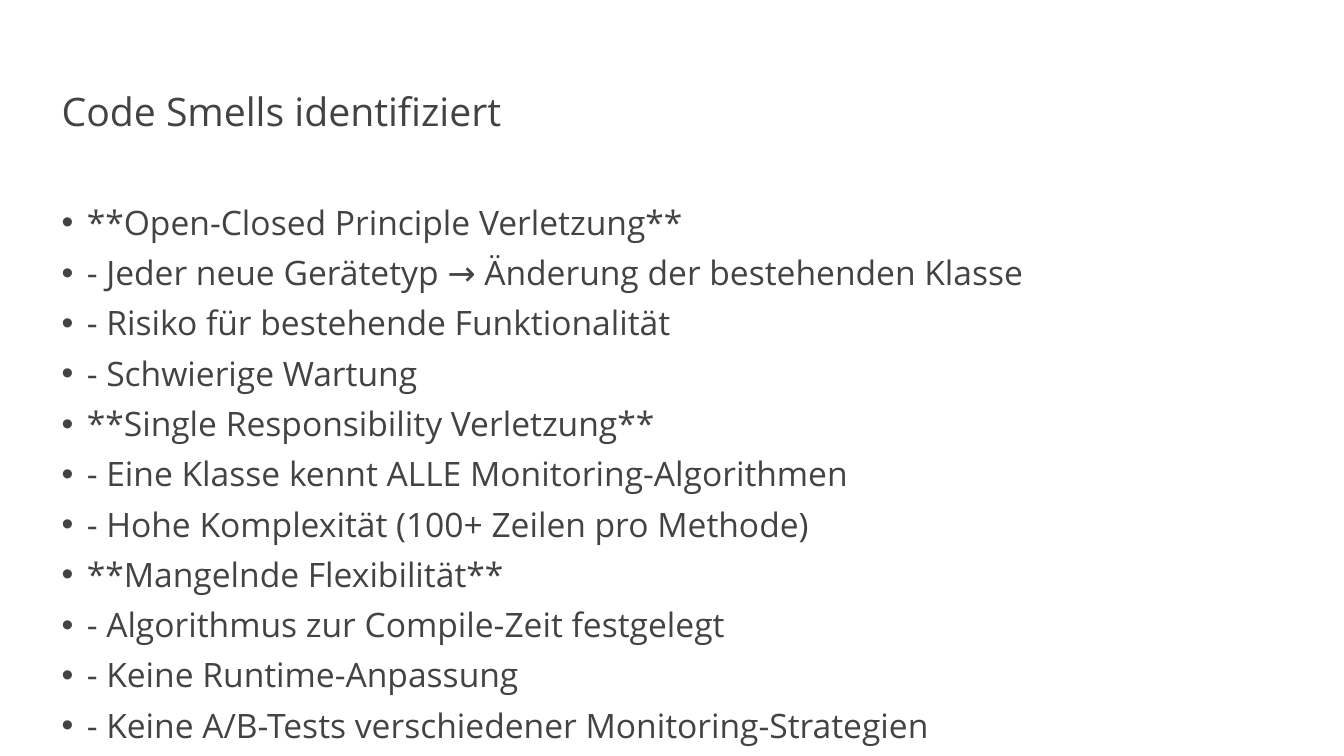
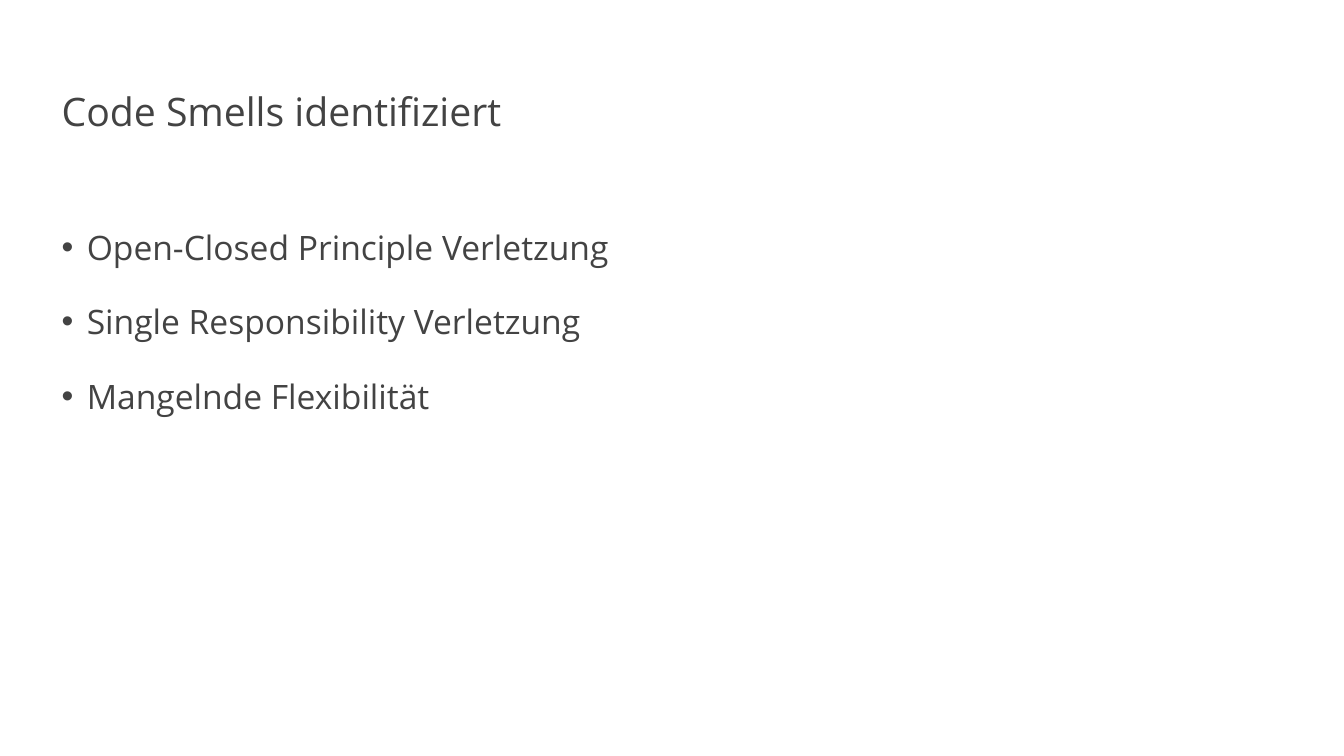
Before and after one commit to vanillacore-net/september-2025-telekom-training, a slide deck: slide 3 of presentations/powerpoint/block3-presentation.pptx. Drawn at 1344x756 pixels with LibreOffice and Linux fonts; fonts in the diff are those of the drawing; background and template pictures are left out. Boxes give left, top, right and bottom in pixels: in the first picture for what was removed or moved away, otherwise in the second. Text is boxed around its words. In the diff, an @@ line names an element or a change of style, - is before the commit and + after.

```diff
--- a/presentations/powerpoint/block3-presentation.pptx
+++ b/presentations/powerpoint/block3-presentation.pptx
@@ text at <box>87,234,608,417</box>: text changed @@
-• **Open-Closed Principle Verletzung**
-• - Jeder neue Gerätetyp → Änderung der bestehenden Klasse
-• - Risiko für bestehende Funktionalität
-• - Schwierige Wartung
-• **Single Responsibility Verletzung**
-• - Eine Klasse kennt ALLE Monitoring-Algorithmen
-• - Hohe Komplexität (100+ Zeilen pro Methode)
-• **Mangelnde Flexibilität**
-• - Algorithmus zur Compile-Zeit festgelegt
-• - Keine Runtime-Anpassung
-• - Keine A/B-Tests verschiedener Monitoring-Strategien
+• Open-Closed Principle Verletzung
+• Single Responsibility Verletzung
+• Mangelnde Flexibilität
```
Also in this commit, not shown: 4 other slides changed, 12 other files.
